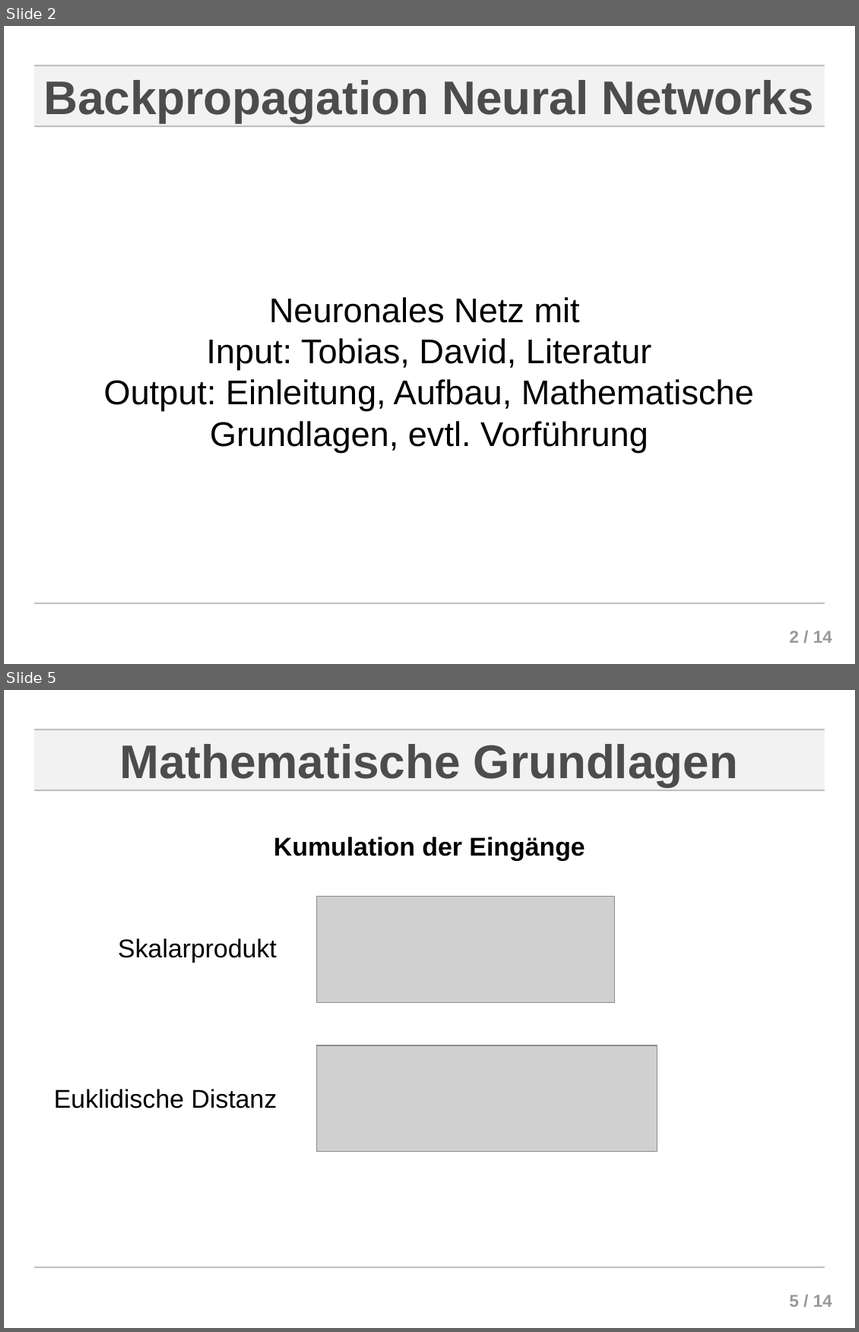
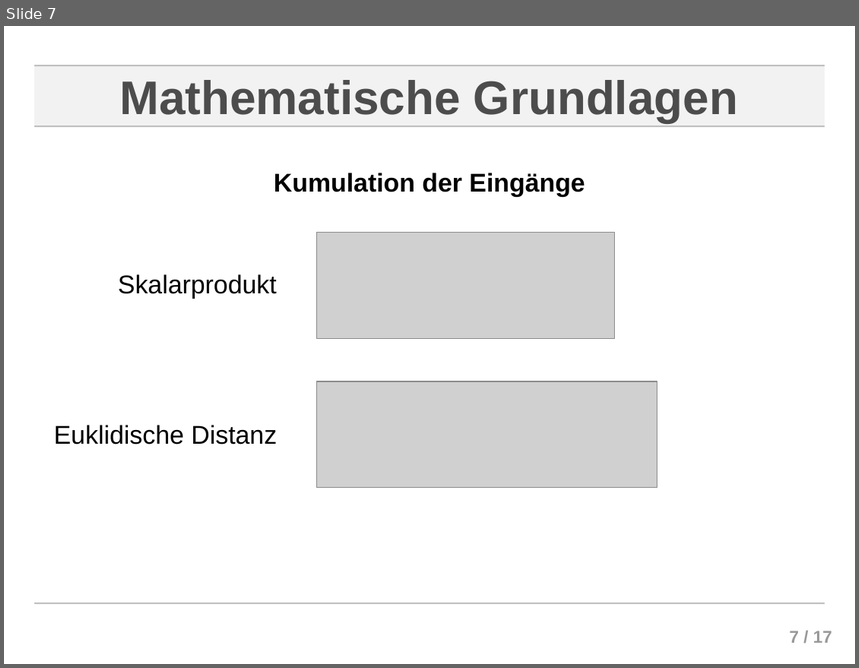
Before and after one commit to ChornHulio/Neuronale-Netze-Seminar, a slide deck: presentation/presentation.odp. Shown one above the other, each under a label of ours: slides 2 and 5 before the commit, slide 7 after it; the slides between them are not shown. The pictures are 859x1332 and 859x668 pixels, drawn with LibreOffice and Linux fonts; fonts in the diff are those of the drawing; grey boxes stand for pictures; background and template pictures are left out. Boxes give left, top, right and bottom in pixels: in the first picture for what was removed or moved away, otherwise in the second. Text is boxed around its words. In the diff, an @@ line names an element or a change of style, - is before the commit and + after.

```diff
--- a/presentation/presentation.odp
+++ b/presentation/presentation.odp
@@ slide 2 removed at <box>4,26,855,664</box>, background #FFFFFF; not listed: 5 template elements that a slide beside it also shows @@
@@ title removed at <box>44,80,813,123</box> @@
-Backpropagation Neural Networks
@@ subtitle removed at <box>104,297,754,452</box> @@
-Neuronales Netz mit
-Input: Tobias, David, Literatur
-Output: Einleitung, Aufbau, Mathematische Grundlagen, evtl. Vorführung
@@ what was slide 5 is now slide 7 @@
@@ page number at <box>790,631,832,643</box>: text changed @@
-5 / 14
+7 / 17
```
Also in this commit, not shown: 2 slides changed, 5 slides added, 1 other slide removed, 7 other files.
